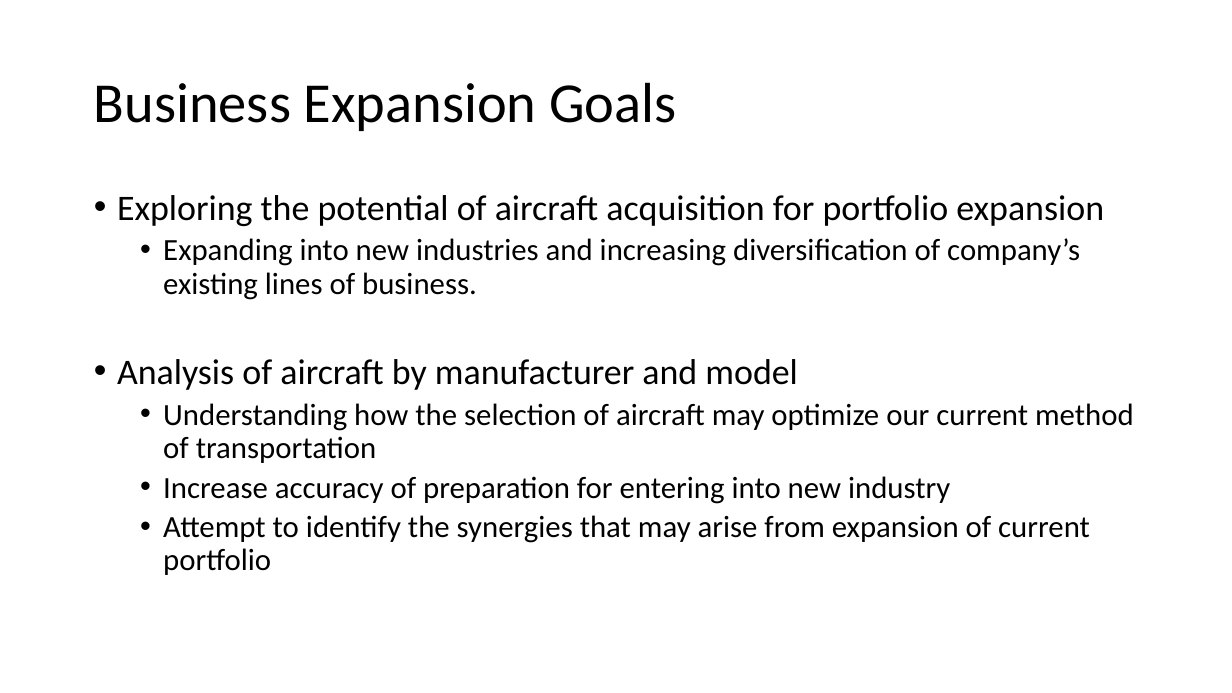
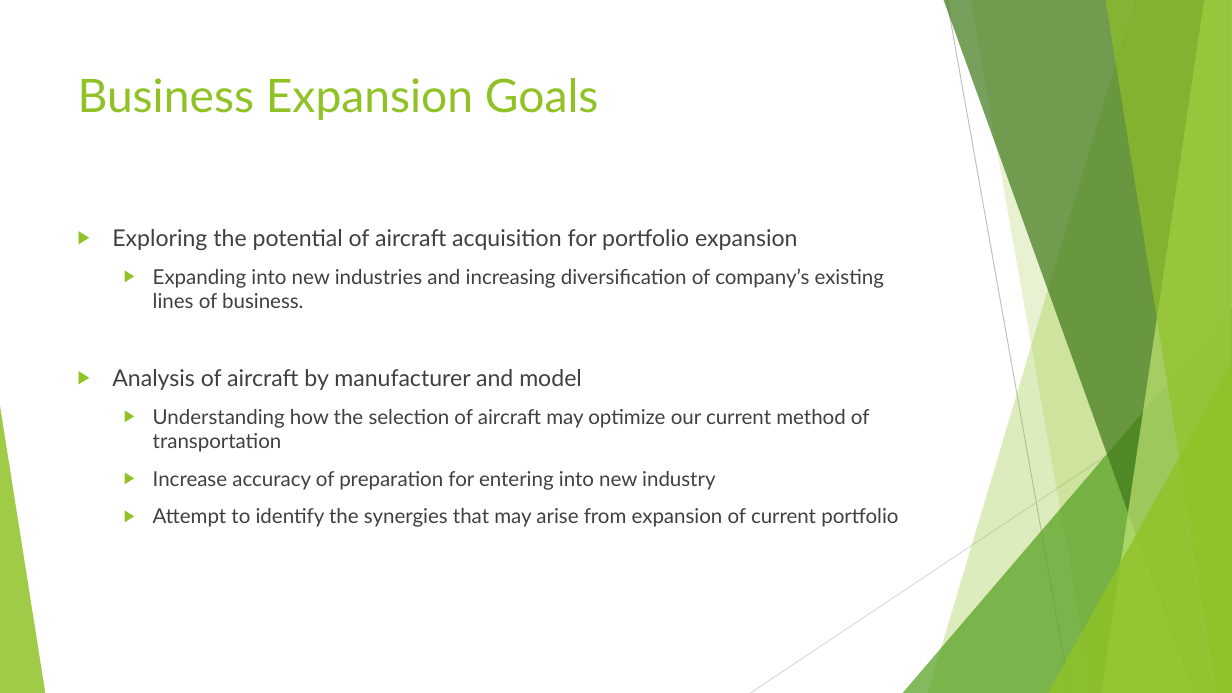
Before and after one commit to rahroy82/Aircraft-analysis, a slide deck: slide 2 of Aircraft risk assessment.pptx. Drawn at 1232x693 pixels with LibreOffice and Linux fonts; fonts in the diff are those of the drawing. Boxes give left, top, right and bottom in pixels: in the first picture for what was removed or moved away, otherwise in the second. Text is boxed around its words. In the diff, an @@ line names an element or a change of style, - is before the commit and + after.

Commit message:
code and ppt update

```diff
--- a/Aircraft risk assessment.pptx
+++ b/Aircraft risk assessment.pptx
@@ title "Business Expansion Goals": place and size @@
-title "Business Expansion Goals" at box(94, 82, 676, 131)
+title "Business Expansion Goals" at box(78, 78, 598, 120)
@@ title "Business Expansion Goals" at box(78, 78, 598, 120): size 44 to 36 pt, font Calibri to Lato, text colour #000000 to #90C226; line spacing 0.9 to 1; vertical alignment middle to top @@
@@ text "Exploring the potential of aircraft ...": place and size @@
-text "Exploring the potential of aircraft ..." at box(117, 195, 1134, 575)
+text "Exploring the potential of aircraft ..." at box(112, 229, 898, 527)
@@ text "Exploring the potential of aircraft ..." at box(112, 229, 898, 527): size 28 to 18 pt in "Exploring the potential of aircraft acquisition for ...", "Analysis of aircraft by manufacturer and model"; font Calibri to Lato, text colour #000000 to #404040; size 24 to 16 pt in "Expanding into new industries and increasing diversification ...", "Understanding how the selection of aircraft may ...", "Increase accuracy of preparation for entering into ...", "Attempt to identify the synergies that may ..."; bullet • to ▶; line spacing 0.9 to 1; more space between paragraphs @@
@@ group added at box(0, 0, 1232, 693): 5 freeform shapes, 3 triangles, 2 lines @@
```
Also in this commit, not shown: 3 other slides changed, 9 slides added, 1 other file.
